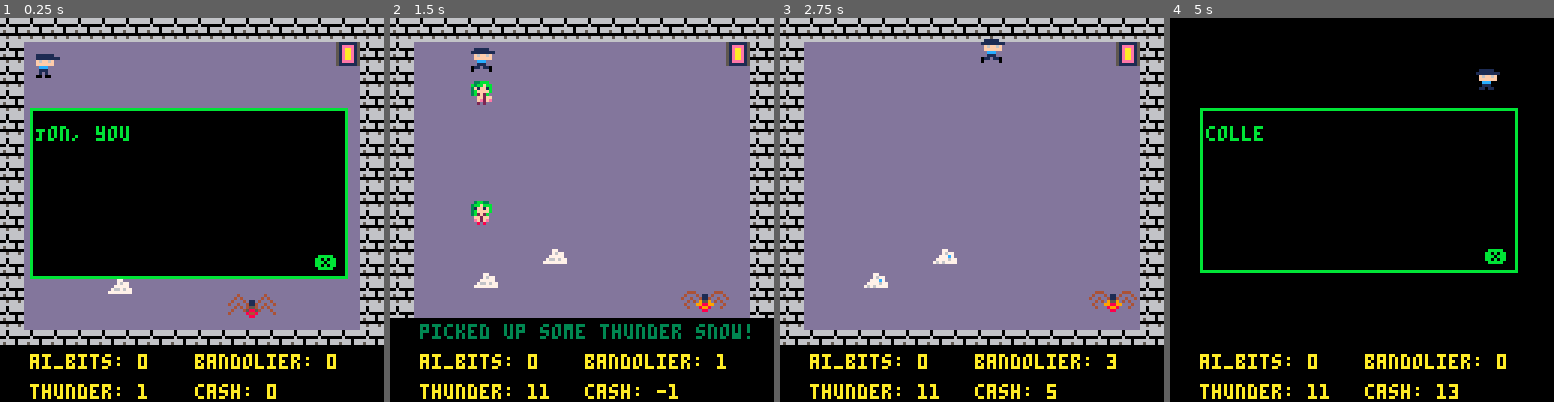
Above: before the commit, frames 1-4 (left to right).
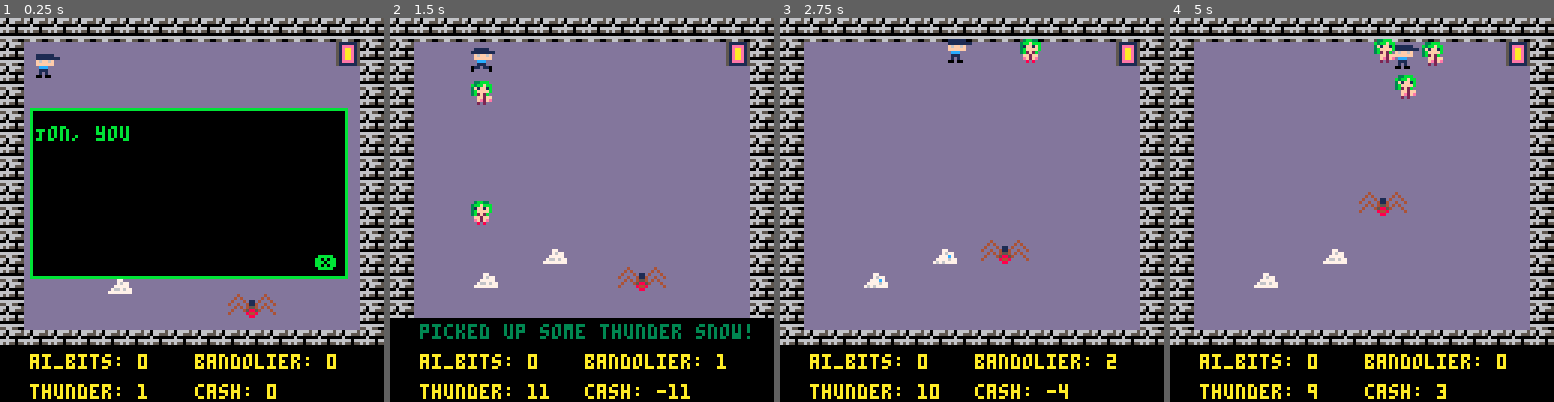
Above: after the commit, the same moments.

Repository: dfirebaugh/j46k
Game: PICO-8 cartridge j46k.p8
Same seed, same stepped clock (60 frames per second), same inputs: the game is played once before the commit and once after it.
Inputs:
- Up to frame 1 (0.25 s): no input
- Up to frame 2 (1.5 s): tap X (X key) at 0.33, 1.07 s; tap O (Z key) at 0.7 s
- Up to frame 3 (2.75 s): hold Right 1.6-2.1 s; tap O (Z key) at 1.7, 2.1, 2.5 s; tap X (X key) at 1.85 s; hold Up 2.15-2.42 s; hold Right from 2.47 s (still down)
- Up to frame 4 (5 s): tap O (Z key) every 0.4 s from 2.9 to 4.9 s; tap X (X key) at 2.97, 4.08 s; release Right at 3.03 s; hold Left 3.08-3.58 s; hold Down 3.63-3.97 s; hold Right 4.02-4.68 s; hold Up from 4.73 s (still down)

The runs differ from the first frame. In frame 1, 5.0% of the frame differs, in the area x 0-100%, y 0-86%; in frame 2, 4.6%; in frame 3, 6.4%; in frame 4, 79%, in the area x 0-100%, y 0-100%.

Commit message:
- adding jonny cash mode - decrement tsnow over time - modify speed based on amount of thunderpower - improve spidy ai a bit - alternate floor in open level - reducing the amount of tsnow from spidy attacks - adding a sober up over time - i.e. thunder power goes down - fixing jon's acceleration based on his thunderpower

Diff:
--- a/j46k.p8
+++ b/j46k.p8
@@ -5,6 +5,8 @@
 -- by dfire
 
 --[[const]] debug = 0
+
+--[[const]] jonny_cash_enabled = 0
 
 -- additional_direction_tries_max is used in map generation
 --   it represents how many attempts to make whilst
@@ -53,8 +55,8 @@
 --[[const]] lady_speed = 1
 --[[const]] lady_return_rate = .2
 
---[[const]] spidy_follow_rate = .01
---[[const]] spidy_aggro_distance = 5
+--[[const]] spidy_follow_rate = .03
+--[[const]] spidy_aggro_distance = 15
 
 --[[const]] jon_sprite = 0
 --[[const]] jon_attack_modifier = 1
@@ -64,7 +66,7 @@
 --[[const]] jon_accel_rate = 0.1
 --[[const]] jon_accel = 0.125
 --[[const]] thunder_snow_accel_multiplier = 40
---[[const]] jon_initial_speed = .07
+--[[const]] jon_initial_speed = .08
 --[[const]] jon_accel_upper_limit = .15
 
 -- tsnow_increment is how much
@@ -97,7 +99,7 @@
 --[[const]] cam_y = 0
 
 last = 0
---[[const]] msg_color = 1
+msg_color = 1
 
 --[[const]] line_char_count = 24
 
@@ -146,8 +148,6 @@
 player_initialized = 0
 
 function _update()
-  if(time() - last_hit > .2 and time() - last_pickup > .2) reset_colors()
-
   if #windows > 0 then
     handle_window(windows[1])
     return
@@ -167,7 +167,7 @@
     advance_game_state()
     init_open_level()
   elseif (game_state == play_open_level) then
-    pal(13, 5)
+    if (alt_open_level == 1) pal(13, 5)
     standard_update()
   elseif (game_state == play_open_level+1) then
     if (jon.aibits < ai_bits_til_boss) then
@@ -208,6 +208,7 @@
   -- message("game_state: "..game_state)
   check_for_message()
   draw_windows()
+  if(time() - last_hit > .2 and time() - last_pickup > .2) reset_colors()
 end
 
 function print_debug()
@@ -223,9 +224,6 @@
   update_player()
   move_actor(jon)
   foreach(actor, move_actor)
-  if time() % 2 == 0 then
-    payday()
-  end
 
   if (jon.aibits >= ai_bits_til_boss) unlock_trs80()
 end
@@ -242,7 +240,9 @@
   mset(14, 1, portal_sprite)
 end
 
+alt_open_level = 0
 function init_open_level()
+  alt_open_level = alt_open_level == 1 and 0 or 1
   -- draw a room
   for i = 0, mapsize do
     for j = 0, mapsize do
@@ -721,6 +721,7 @@
         -- cap thunderpower at 100
         jon.thunder_power = (jon.thunder_power+tsnow_increment > 100) and
           100 or (jon.thunder_power + 10)
+        jon.cash -= 10
 
         message("picked up some thunder snow!")
       end
@@ -744,7 +745,7 @@
         message(jon_attack_modifier + (jon.thunder_power + thunder_power_attack_modifier).." dmg to spidy. lost: aibit")
         if (jon.aibits > 0) then
           jon.aibits -= 1
-          jon.thunder_power -= 20
+          jon.thunder_power -= 10
           if (jon.thunder_power < 0) then
             jon.thunder_power = 0
           end
@@ -1015,15 +1016,38 @@
   jon.cash += 10
 end
 
+function sober_up()
+  if jon.thunder_power > 2 then
+    jon.thunder_power -= 1
+  end
+end
+
+function jonny_cash_mode()
+    pal(15, 7)
+    -- pal(0, 5)
+    pal(1, 0)
+    pal(12, 0)
+    jon_accel = jon_accel_upper_limit
+end
+
 function update_player()
--- todo: fix jon's acceleration
-  -- if (jon_accel > jon_accel_upper_limit) then
-  --   jon_accel = jon_accel_upper_limit
-  -- elseif (jon_accel < jon_accel_upper_limit and jon.thunder_power > 20) then
-  --   jon_accel = jon_accel_rate * (jon.thunder_power / thunder_snow_accel_multiplier)
-  -- else
-  --   jon_accel = jon_initial_speed
-  -- end
+  if time() % 2 == 0 then
+    payday()
+    sober_up()
+  end
+
+  if (jonny_cash_enabled == 1) then
+    jonny_cash_mode()
+  elseif jon.thunder_power > 65 then
+    jonny_cash_mode()
+  elseif jon.thunder_power > 45 then
+    jon_accel = jon_initial_speed + (jon_initial_speed/2)
+  elseif jon.thunder_power > 25 then
+    jon_accel = jon_initial_speed + (jon_initial_speed/3)
+  else
+    jon_accel = jon_initial_speed
+  end
+
   -- message("jon accel: "..jon_accel)
 end
 
@@ -1250,14 +1274,14 @@
 
 
 __gfx__
-111111ddd11111ddd11111dd111111dd000a0a00000808000000000066066666dddddddddddddddd511111150000000000000000000000000000000000000000
-11111111111111111111111111111111aaaaaaaa888888880000000066066666d0dddddddddddddd51eeee150000000000000000000000000000000000000000
+111111ddd11111ddd11111dd111111dd000a0a00000808000000000066066665dddddddddddddddd511111150000000000000000000000000000000000000000
+11111111111111111111111111111111aaaaaaaa888888880000000065066555d0dddddddddddddd51eeee150000000000000000000000000000000000000000
 f6ff6fdddf6ff6fddfff6ffdf6ff6fdda00a0a00800808000000000000600000dddddddddddddddd51eaae150000000000000000000000000000000000000000
 ffffffdddffffffddffffffdffffffddaaaaaaaa888888880000000066666066dddddddddddddddd51eaae150000000000000000000000000000000000000000
-dcccddddddcccdddddcccddddcccdddd000a0a0a000808080000000065666066dddddddddddddddd51eaae150000000000000000000000000000000000000000
+dcccddddddcccdddddcccddddcccdddd000a0a0a000808080000000065655055dddddddddddddddd51eaae150000000000000000000000000000000000000000
 d111dddddd111ddddd1111ddd111dddd000a0a0a000808080000000000000000dddddddddddddddd51eaae150000000000000000000000000000000000000000
-d1d1dddd011d110d011dd1dd11d1ddddaaaaaaaa888888880000000066566656dddddd7ddddddddd51eeee150000000000000000000000000000000000000000
-00d00ddd0ddddd0d0dddd00dddd00ddd000a0a00000808000000000066666666ddddddd7dddddddd511111150000000000000000000000000000000000000000
+d1d1dddd011d110d011dd1dd11d1ddddaaaaaaaa888888880000000066666666dddddd7ddddddddd51eeee150000000000000000000000000000000000000000
+00d00ddd0ddddd0d0dddd00dddd00ddd000a0a00000808000000000055665500ddddddd7dddddddd511111150000000000000000000000000000000000000000
 dddddddddddddddddddddddd00000000dddddddddddddddddddddddd00000000ddd555555555555500000000000000008888888888888888bbbbbbbbbbbbbbbb
 d88d88ddd88d88ddd88d88dd000000006d6d6d6d6d6d6d6d6d6d6d6d00000000dd5566666666666500000000000000008888888888888888bbbbbbbbbbbbbbbb
 8888878d8888878d8888878d00000000bbbbbbbbbbbbbbbbbbbbbbbb00000000dd5600000006555500000000000000008888888888888888bbbbbbbbbbbbbbbb
